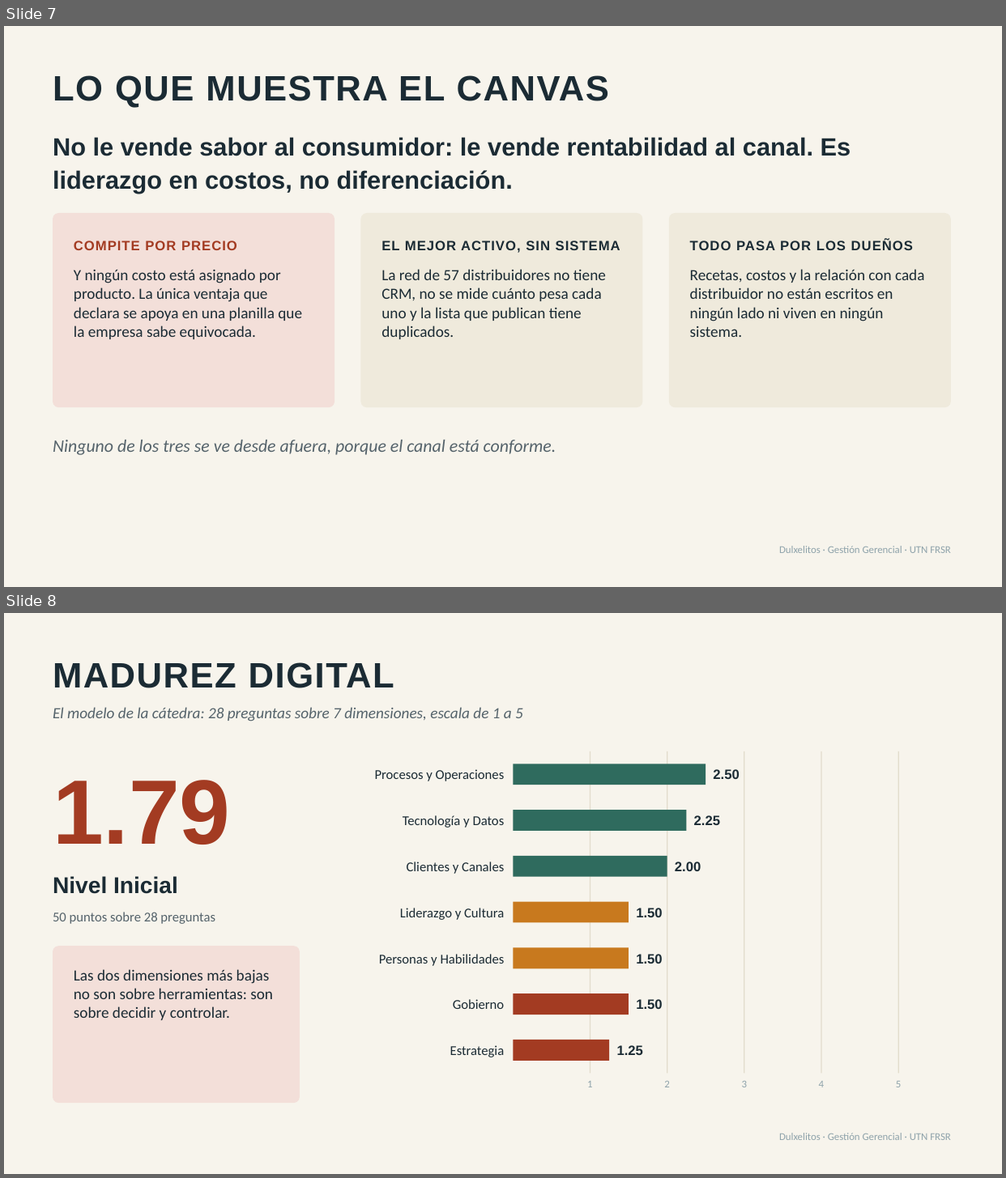
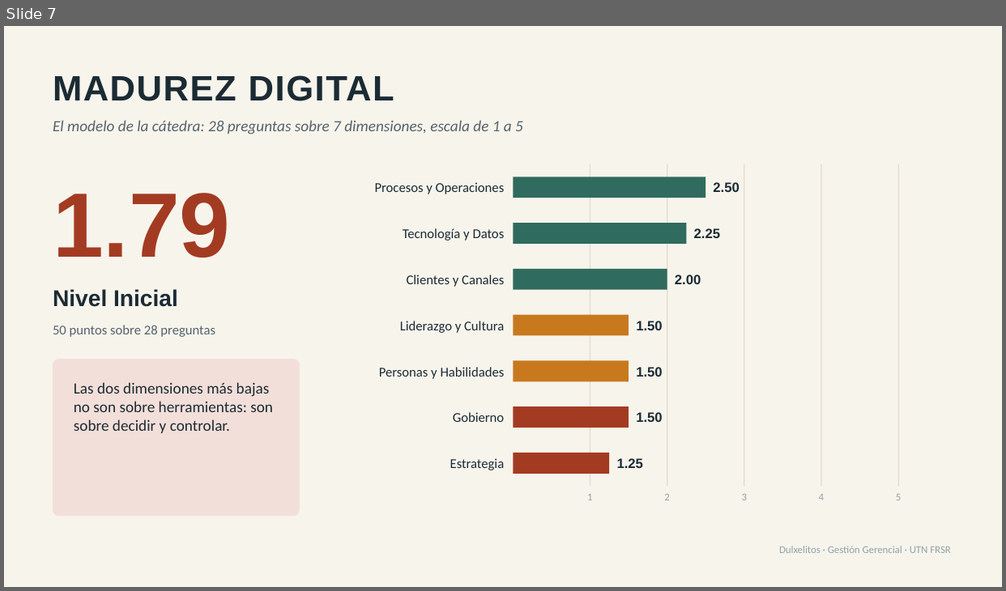
Before and after one commit to emisorato1/gestion-gerencial-2026, a slide deck: Material Campus/Proyecto Final/Proyecto/Entrega/Presentación TP Final Parte 1 - Dulxelitos.pptx. Shown one above the other, each under a label of ours: slides 7 and 8 before the commit, slide 7 after it. The pictures are 1006x1178 and 1006x591 pixels, drawn with LibreOffice and Linux fonts; fonts in the diff are those of the drawing. Boxes give left, top, right and bottom in pixels: in the first picture for what was removed or moved away, otherwise in the second. Text is boxed around its words. In the diff, an @@ line names an element or a change of style, - is before the commit and + after.

```diff
--- a/Material Campus/Proyecto Final/Proyecto/Entrega/Presentación TP Final Parte 1 - Dulxelitos.pptx
+++ b/Material Campus/Proyecto Final/Proyecto/Entrega/Presentación TP Final Parte 1 - Dulxelitos.pptx
@@ slide 7 removed at [4, 26, 1002, 587], background #F7F4EC @@
@@ text removed at [53, 75, 609, 108] @@
-LO QUE MUESTRA EL CANVAS
@@ text removed at [53, 137, 851, 193] @@
-No le vende sabor al consumidor: le vende rentabilidad al canal. Es liderazgo en costos, no diferenciación.
@@ rounded rectangle removed at [53, 213, 335, 408] @@
@@ rounded rectangle removed at [361, 213, 643, 408] @@
@@ rounded rectangle removed at [669, 213, 951, 408] @@
@@ text removed at [74, 241, 237, 250] @@
-COMPITE POR PRECIO
@@ text removed at [381, 241, 620, 253] @@
-EL MEJOR ACTIVO, SIN SISTEMA
@@ text removed at [690, 239, 913, 250] @@
-TODO PASA POR LOS DUEÑOS
@@ text removed at [74, 269, 302, 339] @@
-Y ningún costo está asignado por producto. La única ventaja que declara se apoya en una planilla que la empresa sabe equivocada.
@@ text removed at [381, 269, 606, 339] @@
-La red de 57 distribuidores no tiene CRM, no se mide cuánto pesa cada uno y la lista que publican tiene duplicados.
@@ text removed at [690, 269, 925, 337] @@
-Recetas, costos y la relación con cada distribuidor no están escritos en ningún lado ni viven en ningún sistema.
@@ text removed at [53, 440, 556, 455] @@
-Ninguno de los tres se ve desde afuera, porque el canal está conforme.
@@ text removed at [779, 546, 950, 553] @@
-Dulxelitos · Gestión Gerencial · UTN FRSR
@@ what was slide 8 is now slide 7 @@
```
Also in this commit, not shown: 7 slides changed, 1 other file.
